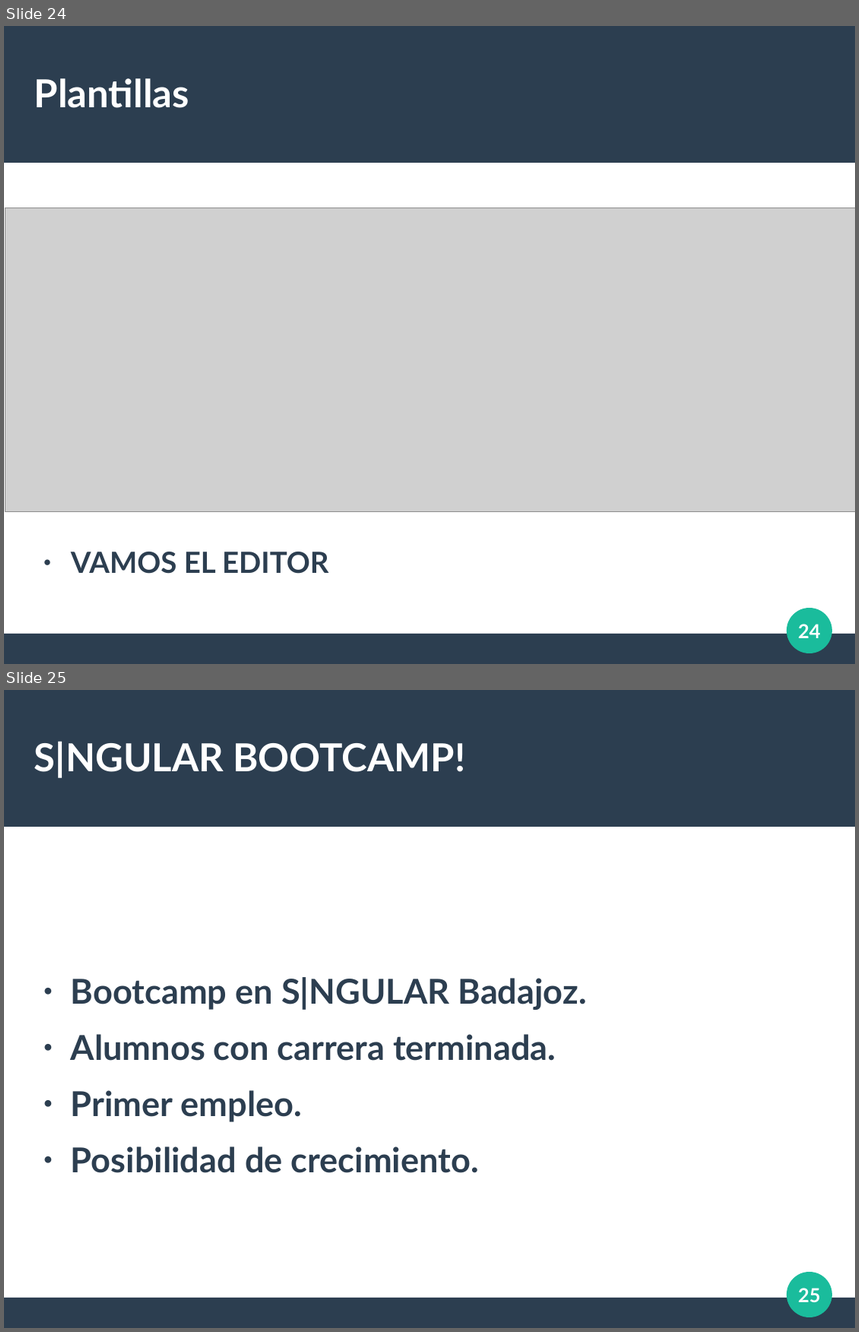
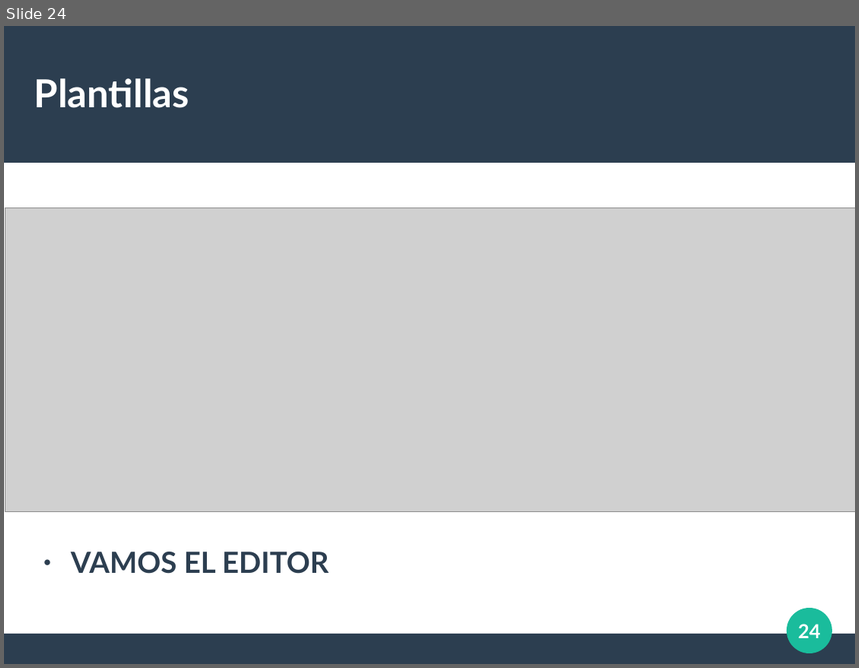
Before and after one commit to albeerto26/DjangoServerHeroku, a slide deck: diapos/Introduccion Django.odp. Shown one above the other, each under a label of ours: slides 24 and 25 before the commit, slide 24 after it. The pictures are 859x1332 and 859x668 pixels, drawn with LibreOffice and Linux fonts; fonts in the diff are those of the drawing; grey boxes stand for pictures. Boxes give left, top, right and bottom in pixels: in the first picture for what was removed or moved away, otherwise in the second. Text is boxed around its words. In the diff, an @@ line names an element or a change of style, - is before the commit and + after.

```diff
--- a/diapos/Introduccion Django.odp
+++ b/diapos/Introduccion Django.odp
@@ slide 25 removed at <box>4,690,855,1328</box>, background #FFFFFF; not listed: 3 template elements that a slide beside it also shows @@
@@ title removed at <box>34,741,465,778</box> @@
-S|NGULAR BOOTCAMP!
@@ text removed at <box>71,977,587,1173</box> @@
-● Bootcamp en S|NGULAR Badajoz.
-● Alumnos con carrera terminada.
-● Primer empleo.
-● Posibilidad de crecimiento.
@@ page number removed at <box>798,1288,820,1303</box> @@
-25
```
Also in this commit, not shown: 4 slides changed, 4 other files.
